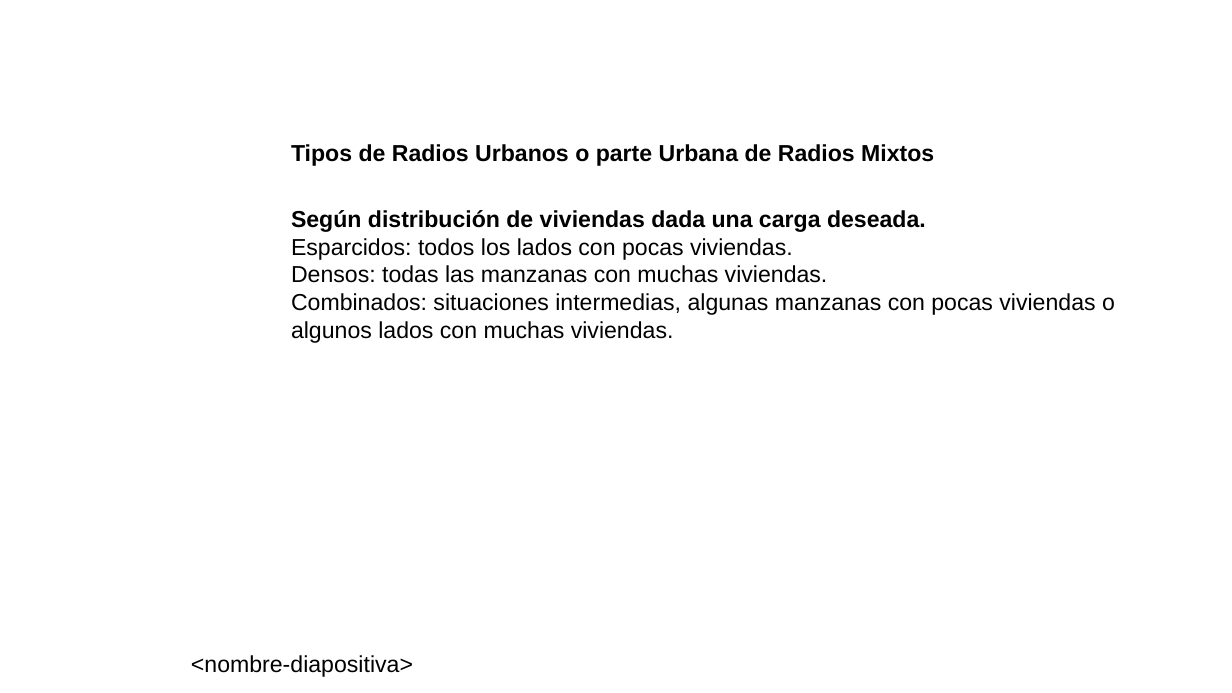
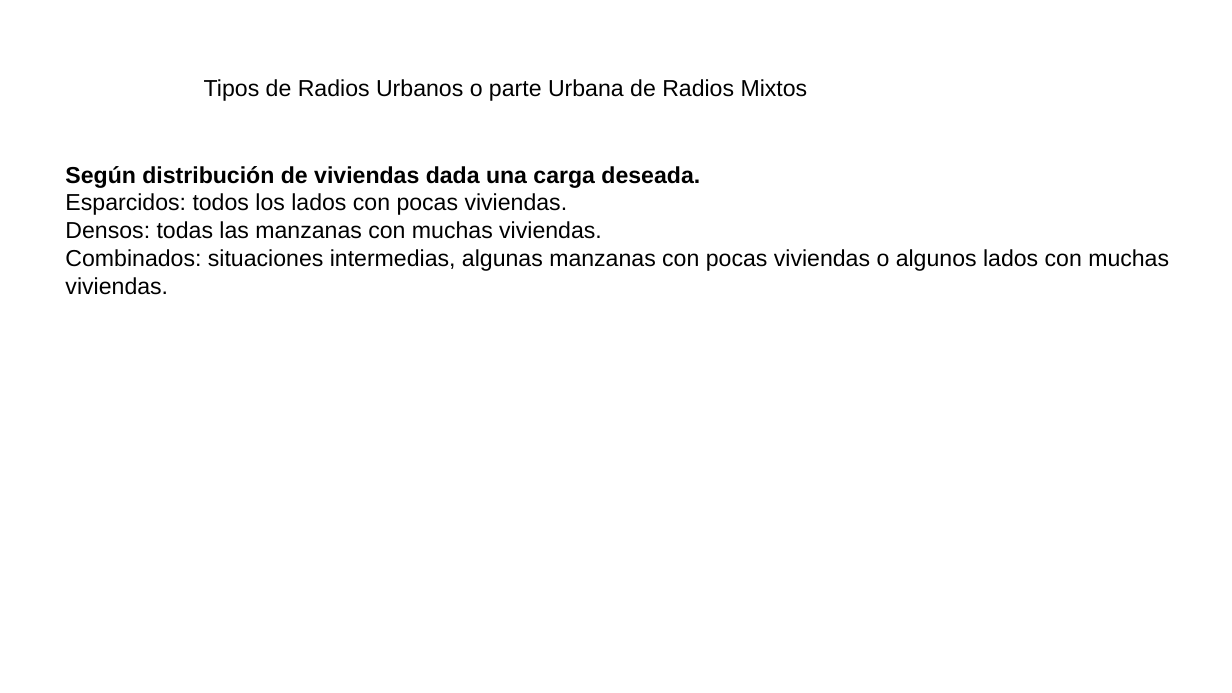
Before and after one commit to neptuso/Charlas, a slide deck: slide 8 of IDERA/segmentos.censo2022.pptx (slide 9 before the commit). Drawn at 1232x693 pixels with LibreOffice and Linux fonts; fonts in the diff are those of the drawing; background and template pictures are left out. Boxes give left, top, right and bottom in pixels: in the first picture for what was removed or moved away, otherwise in the second. Text is boxed around its words. In the diff, an @@ line names an element or a change of style, - is before the commit and + after.

```diff
--- a/IDERA/segmentos.censo2022.pptx
+++ b/IDERA/segmentos.censo2022.pptx
@@ title added at (204, 79, 808, 101), 18 pt, text #000000 @@
+Tipos de Radios Urbanos o parte Urbana de Radios Mixtos
@@ text at (291, 144, 934, 166): paragraph removed @@
-Tipos de Radios Urbanos o parte Urbana de Radios Mixtos
@@ text "Según distribución de viviendas dada ...": place and size @@
-text "Según distribución de viviendas dada ..." at (291, 144, 1115, 343)
+text "Según distribución de viviendas dada ..." at (65, 166, 1169, 295)
@@ text removed at (191, 655, 413, 677) @@
-<nombre-diapositiva>
```
Also in this commit, not shown: 25 other slides changed, 1 slide added, 2 slides removed, 2 other files.
